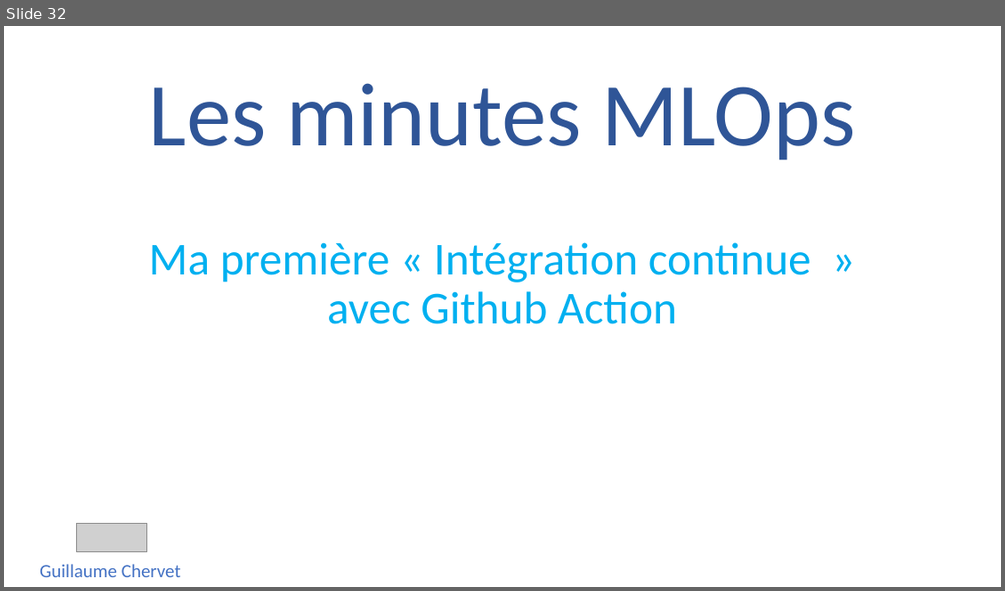
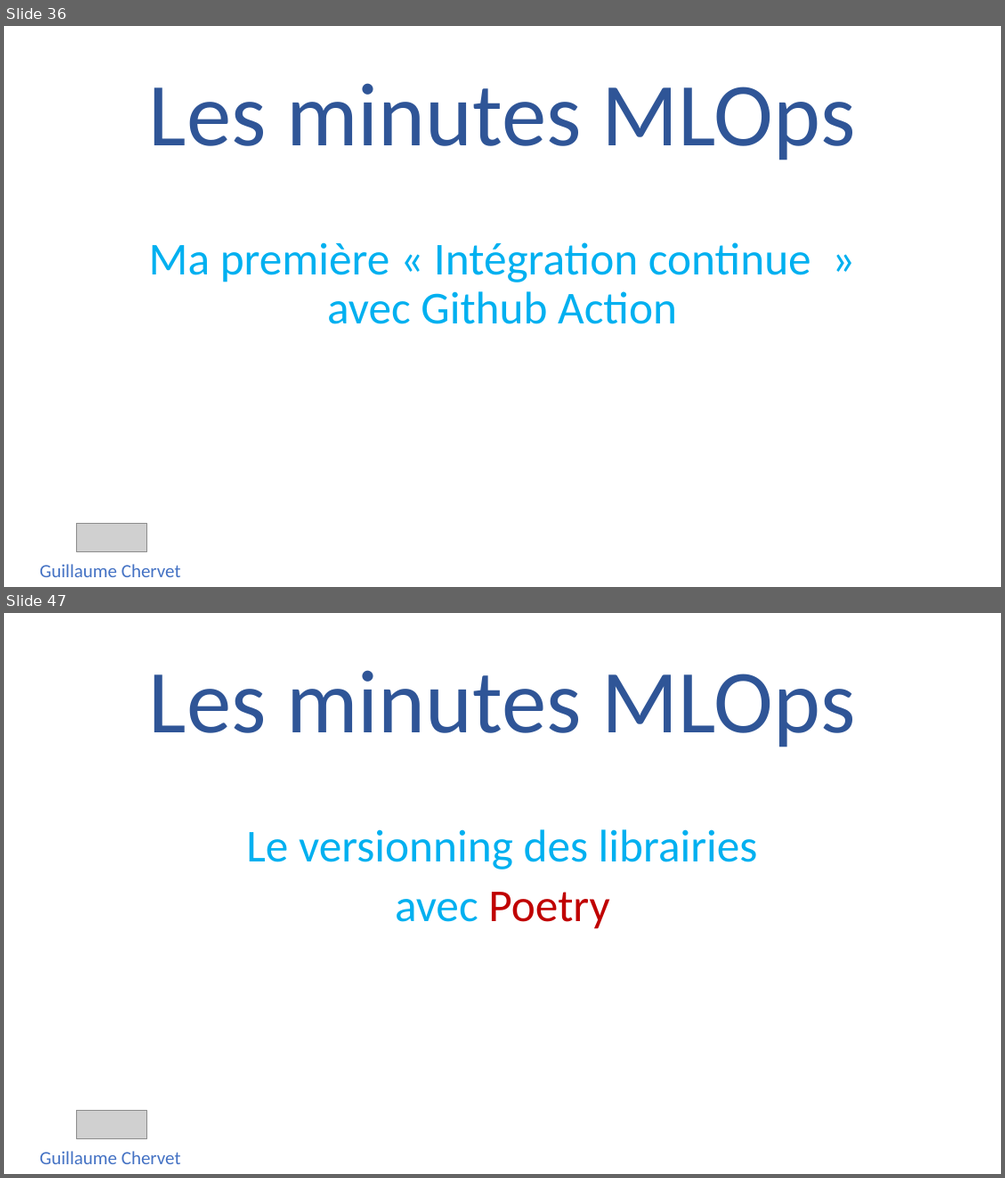
Before and after one commit to guillaume-chervet/Les-Minutes-MLOps, a slide deck: Les minutes MLOps.pptx. Shown one above the other, each under a label of ours: slide 32 before the commit, slides 36 and 47 after it; the slides between them are not shown. The pictures are 1005x591 and 1005x1178 pixels, drawn with LibreOffice and Linux fonts; fonts in the diff are those of the drawing; grey boxes stand for pictures. Boxes give left, top, right and bottom in pixels: in the first picture for what was removed or moved away, otherwise in the second. Text is boxed around its words. In the diff, an @@ line names an element or a change of style, - is before the commit and + after.

```diff
--- a/Les minutes MLOps.pptx
+++ b/Les minutes MLOps.pptx
@@ slide 47 added at bbox=[4, 613, 1001, 1174], background #FFFFFF @@
@@ title added at bbox=[149, 670, 856, 747], 86.4 pt, text #2F5597 @@
+Les minutes MLOps
@@ subtitle added at bbox=[246, 829, 758, 929], 44 pt, text #00B0F0 @@
+Le versionning des librairies
+avec Poetry
@@ picture added at bbox=[76, 1111, 146, 1139] @@
@@ text added at bbox=[40, 1151, 181, 1164], 18 pt, text #4472C4 @@
+Guillaume Chervet
@@ what was slide 32 is now slide 36 @@
```
Also in this commit, not shown: 15 other slides added, 2 other files.
